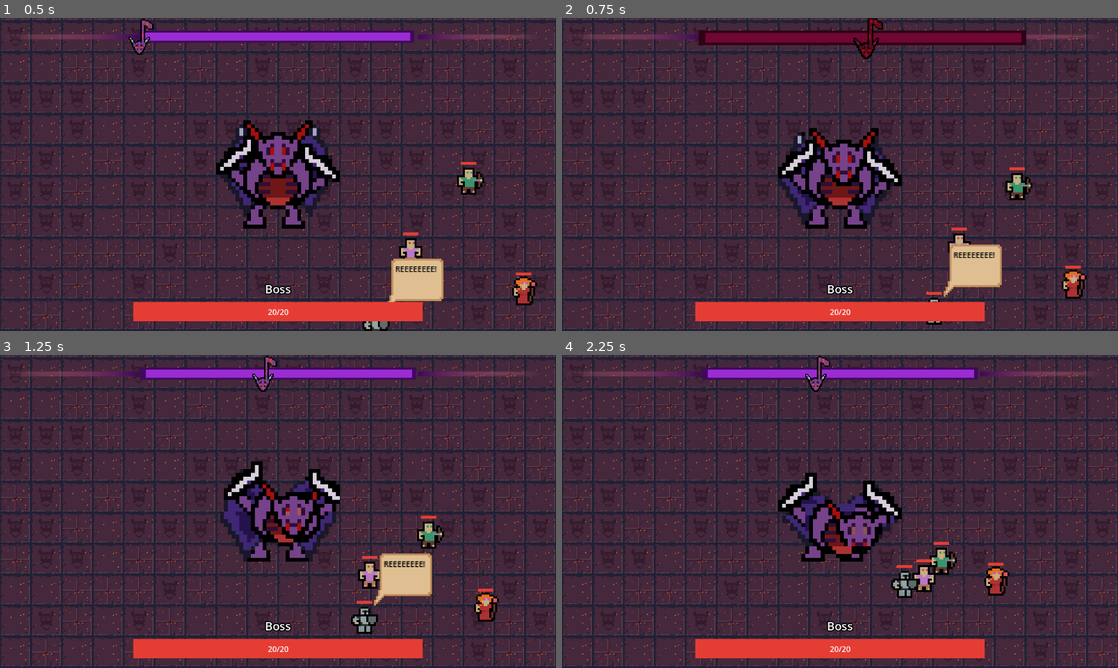
Above: before the commit, frames 1-4 (two rows, left to right).
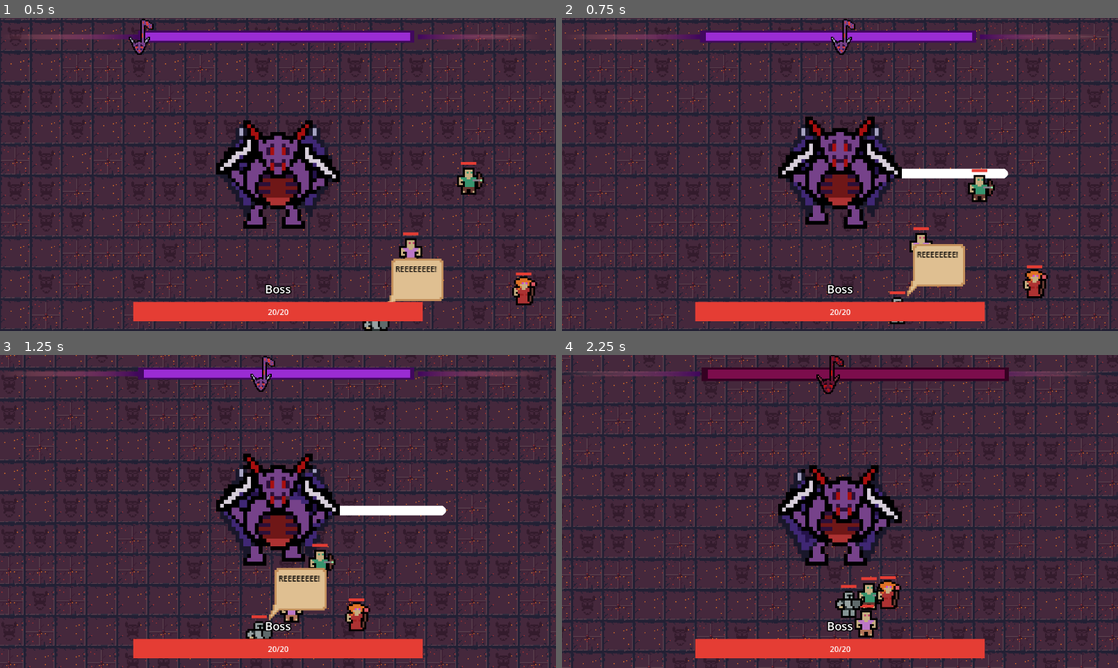
Above: after the commit, the same moments.

Repository: DevFTB/GMTK2023
Game: Godot game, scene res://main.tscn
The game is run twice, just before and just after one commit, with the same random seed, the same clock (stepped at 60 frames per second) and the same inputs.
Inputs (mouse positions are in pixels of both pictures, inside the frame that each line leads up to):
- Up to frame 1 (0.5 s): no input
- Up to frame 2 (0.75 s): tap Enter at 0.5 s; move the mouse to (962, 158) at 0.52 s; hold D (move_right) from 0.53 s (still down); hold Q (activate_combo_1) from 0.53 s (still down); click (962, 158) at 0.67 s
- Up to frame 3 (1.25 s): keep holding D (move_right); keep holding Q (activate_combo_1); tap E (activate_combo_2) at 0.8 s
- Up to frame 4 (2.25 s): release D (move_right) at 1.25 s; release Q (activate_combo_1) at 1.25 s; drag from (728, 527) to (812, 574) at 1.27 s; move the mouse to (895, 442) at 2.02 s; press the mouse at (895, 442) at 2.03 s; hold D (move_right) from 2.03 s (still down)

Frame 1 is identical in both runs. In frame 2, 26% of the frame differs, in the area x 0-100%, y 0-100%; in frame 3, 34%; in frame 4, 33%.
Error after the commit: Invalid call. Nonexistent function 'angle' in base 'Nil'. (res://entities/boss/Boss.gd:41)

Commit message:
directional attacks

Diff:
--- /dev/null
+++ b/entities/boss/Aiming.gd
@@ -0,0 +1,25 @@
+extends "res://entities/boss/BossState.gd"
+@export var aimer : Node2D
+var direction_vector
+
+func enter():
+	#animator.play("aiming")
+	aimer.visible = true
+	pass
+func process_input(event: InputEvent):
+	if event is InputEventMouseMotion:
+		var pos_to_mouse = boss.get_global_mouse_position() -  boss.global_position
+
+		direction_vector =  pos_to_mouse.normalized()
+		aimer.rotation = direction_vector.angle()
+		pass
+	elif event is InputEventMouseButton:
+		if event.is_action_pressed("rhythm_hit"):
+			boss.attack_direction = direction_vector
+			boss.activate_combo()
+
+	pass
+
+func exit():
+	aimer.visible = false
+	pass
--- a/entities/boss/Boss.gd
+++ b/entities/boss/Boss.gd
@@ -20,7 +20,8 @@
 var names
 var boss_name
 
-
+var selected_combo = -1
+var attack_direction = Vector2.UP
 
 func _ready():
 	health = max_health
@@ -33,13 +34,15 @@
 	velocity = movement_dir * movement_speed
 	move_and_slide()
 
-func activate_combo(index: int) -> void:
-	var combo = combos[index]
+func activate_combo() -> void:
+	var combo = combos[selected_combo]
 
 	var lifecycle = ComboLifecycle.new()
+	lifecycle.rotation = attack_direction.angle()
 	lifecycle.combo = combo
 
 	active_combo = lifecycle
+
 
 	add_child(lifecycle)
 
--- a/entities/boss/BossState.gd
+++ b/entities/boss/BossState.gd
@@ -1,4 +1,4 @@
 extends State
 
-@onready var boss = get_tree().get_first_node_in_group("boss")
+@onready var boss : Boss = get_tree().get_first_node_in_group("boss")
 @onready var animator = boss.get_node("AnimatedSprite2D") as AnimatedSprite2D
--- a/entities/boss/action/charge/boss_action_charge_scene.tscn
+++ b/entities/boss/action/charge/boss_action_charge_scene.tscn
@@ -3,11 +3,11 @@
 [ext_resource type="Script" path="res://entities/boss/action/BossActionInstance.gd" id="1_vjwod"]
 [ext_resource type="Script" path="res://entities/boss/action/swipe/DamageComponent.gd" id="2_vnpdx"]
 
-[sub_resource type="CircleShape2D" id="CircleShape2D_ihk57"]
-radius = 150.053
+[sub_resource type="CapsuleShape2D" id="CapsuleShape2D_ye3yq"]
+radius = 47.0
+height = 174.0
 
 [node name="BossActionChargeBash" type="Node2D"]
-position = Vector2(1, 38)
 script = ExtResource("1_vjwod")
 stun_duration = 0.5
 knockback = 32.0
@@ -18,6 +18,7 @@
 script = ExtResource("2_vnpdx")
 
 [node name="CollisionShape2D2" type="CollisionShape2D" parent="Hitboxes/Hitbox"]
-shape = SubResource("CircleShape2D_ihk57")
+position = Vector2(45, -1)
+shape = SubResource("CapsuleShape2D_ye3yq")
 
 [connection signal="body_entered" from="Hitboxes/Hitbox" to="Hitboxes/Hitbox" method="_on_body_entered"]
--- a/entities/boss/action/dash/boss_action_dash_scene.tscn
+++ b/entities/boss/action/dash/boss_action_dash_scene.tscn
@@ -6,7 +6,8 @@
 [sub_resource type="CircleShape2D" id="CircleShape2D_x308v"]
 radius = 60.208
 
-[node name="BossActionSwipe" type="Node2D"]
+[node name="BossActionDash" type="Node2D"]
+position = Vector2(373, -1)
 script = ExtResource("1_mc6fe")
 
 [node name="Hitboxes" type="Node2D" parent="."]
--- a/entities/boss/action/swipe/boss_action_swipe_scene.tscn
+++ b/entities/boss/action/swipe/boss_action_swipe_scene.tscn
@@ -13,6 +13,6 @@
 
 [node name="CollisionPolygon2D" type="CollisionPolygon2D" parent="Hitboxes/Hitbox"]
 position = Vector2(2, 4)
-polygon = PackedVector2Array(-3, -30, 8, -78, -28, -41, -29, 9, -3, 51, 0, 21, -2.49284, -21.378)
+polygon = PackedVector2Array(44, -52, 24, -75, 81, -67, 108, -50, 123, -12, 112, 13, 87, 30, 25, 51, 55, 17, 59, -15)
 
 [connection signal="body_entered" from="Hitboxes/Hitbox" to="Hitboxes/Hitbox" method="_on_body_entered"]
--- a/entities/boss/boss.tscn
+++ b/entities/boss/boss.tscn
@@ -6,6 +6,7 @@
 [ext_resource type="Resource" uid="uid://by12hxe7vrgxt" path="res://entities/boss/combo/combo_2.tres" id="3_3n8fb"]
 [ext_resource type="Script" path="res://scripts/StateMachine.gd" id="5_6cn3x"]
 [ext_resource type="Script" path="res://entities/boss/state/Moving.gd" id="6_s2ga5"]
+[ext_resource type="Script" path="res://entities/boss/Aiming.gd" id="7_bf5v3"]
 [ext_resource type="Script" path="res://entities/boss/state/Attacking.gd" id="7_pkteh"]
 [ext_resource type="Script" path="res://entities/boss/state/Collapsed.gd" id="8_mgixy"]
 
@@ -17,6 +18,13 @@
 position = Vector2(320, 223)
 script = ExtResource("1_ag2a5")
 combos = Array[Resource("res://entities/boss/combo/Combo.gd")]([ExtResource("2_vvgcd"), ExtResource("3_3n8fb")])
+
+[node name="Aimer" type="Node2D" parent="."]
+visible = false
+
+[node name="Line2D" type="Line2D" parent="Aimer"]
+points = PackedVector2Array(0, -1, 169, -1)
+end_cap_mode = 2
 
 [node name="CollisionShape2D" type="CollisionShape2D" parent="."]
 shape = SubResource("CapsuleShape2D_pc1ul")
@@ -32,6 +40,10 @@
 [node name="Moving" type="Node" parent="BossStateMachine"]
 script = ExtResource("6_s2ga5")
 
+[node name="Aiming" type="Node" parent="BossStateMachine" node_paths=PackedStringArray("aimer")]
+script = ExtResource("7_bf5v3")
+aimer = NodePath("../../Aimer")
+
 [node name="Attacking" type="Node" parent="BossStateMachine"]
 script = ExtResource("7_pkteh")
 
--- a/entities/boss/combo/ComboLifecycle.gd
+++ b/entities/boss/combo/ComboLifecycle.gd
@@ -51,13 +51,13 @@
 					execute(strength)
 					hit.emit(strength)
 
-	func execute(strength: float, position: Vector2 = Vector2.ZERO, direction: Vector2 = Vector2.DOWN):
+	func execute(strength: float, position: Vector2 = Vector2.ZERO):
 		if action.action_scene:
 			var action_instance = action.action_scene.instantiate()
 			action_instance.strength = strength
 
 			action_instance.position = position
-			action_instance.rotation = direction.angle()
+			action_instance.rotation = parent.rotation
 			action_instance.action = action
 
 			parent.add_child(action_instance)
@@ -136,6 +136,8 @@
 
 var next_beat = 0
 
+var direction = Vector2.UP
+
 @onready var beat_manager = get_tree().get_first_node_in_group("beat_manager")
 # Called when the node enters the scene tree for the first time.
 func _ready():
--- a/entities/boss/combo/combo_1.tres
+++ b/entities/boss/combo/combo_1.tres
@@ -2,7 +2,7 @@
 
 [ext_resource type="Script" path="res://entities/boss/combo/Combo.gd" id="1_ca1f4"]
 [ext_resource type="Resource" uid="uid://ba5jrspjog6gs" path="res://entities/boss/action/swipe/boss_action_swipe.tres" id="1_mymka"]
-[ext_resource type="Resource" uid="uid://c8dyby4o78s43" path="res://entities/boss/action/boss_action_charge_bash.tres" id="2_g5xwo"]
+[ext_resource type="Resource" uid="uid://c8dyby4o78s43" path="res://entities/boss/action/charge/boss_action_charge_bash.tres" id="2_g5xwo"]
 
 [resource]
 script = ExtResource("1_ca1f4")
--- a/entities/boss/state/Moving.gd
+++ b/entities/boss/state/Moving.gd
@@ -9,8 +9,12 @@
 		boss.movement_dir = axis
 
 		if event.is_action_pressed("activate_combo_1"):
-			boss.activate_combo(0)
+			#boss.activate_combo(0)
+			state_machine.transition_to("Aiming")
+			boss.selected_combo = 0
 
 
 		if event.is_action_pressed("activate_combo_2"):
-			boss.activate_combo(1)
+			#boss.activate_combo(1)
+			state_machine.transition_to("Aiming")
+			boss.selected_combo = 1
Not shown: 1 places in entities/boss/boss.tscn that only renumber resources
